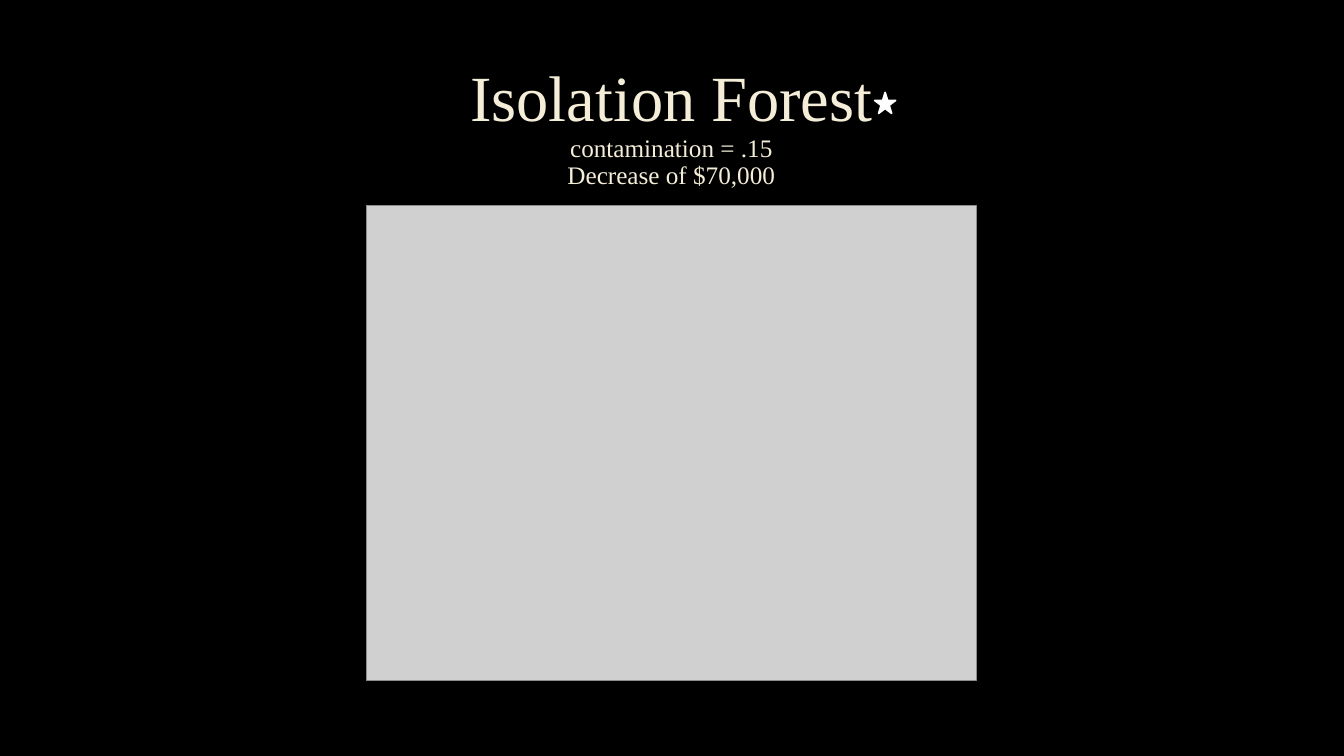
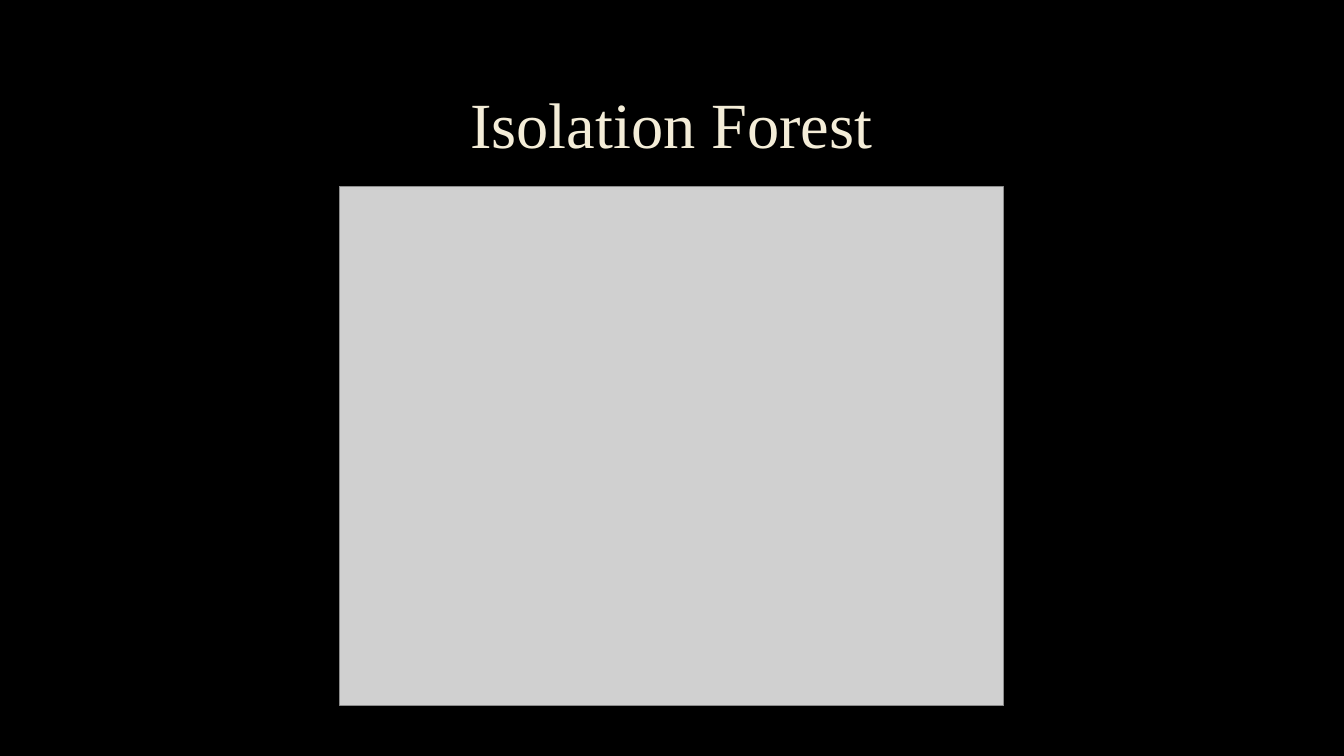
Before and after one commit to cmbfuqua/senior_project, a slide deck: slide 11 of Outlier Detection Presentation.pptx (slide 12 before the commit). Drawn at 1344x756 pixels with LibreOffice and Linux fonts; fonts in the diff are those of the drawing; grey boxes stand for pictures; background and template pictures are left out. Boxes give left, top, right and bottom in pixels: in the first picture for what was removed or moved away, otherwise in the second. Text is boxed around its words. In the diff, an @@ line names an element or a change of style, - is before the commit and + after.

```diff
--- a/Outlier Detection Presentation.pptx
+++ b/Outlier Detection Presentation.pptx
@@ title at [470, 103, 872, 149]: text changed; size 18 to 46 pt @@
-Isolation Forest
-contamination = .15
-Decrease of $70,000
+Isolation Forest
@@ star removed at [875, 93, 896, 114] @@
@@ picture: place and size @@
-picture at [367, 206, 977, 681]
+picture at [340, 187, 1004, 706]
```
Also in this commit, not shown: 6 other slides changed, 7 slides added, 4 slides removed, 11 other files.
